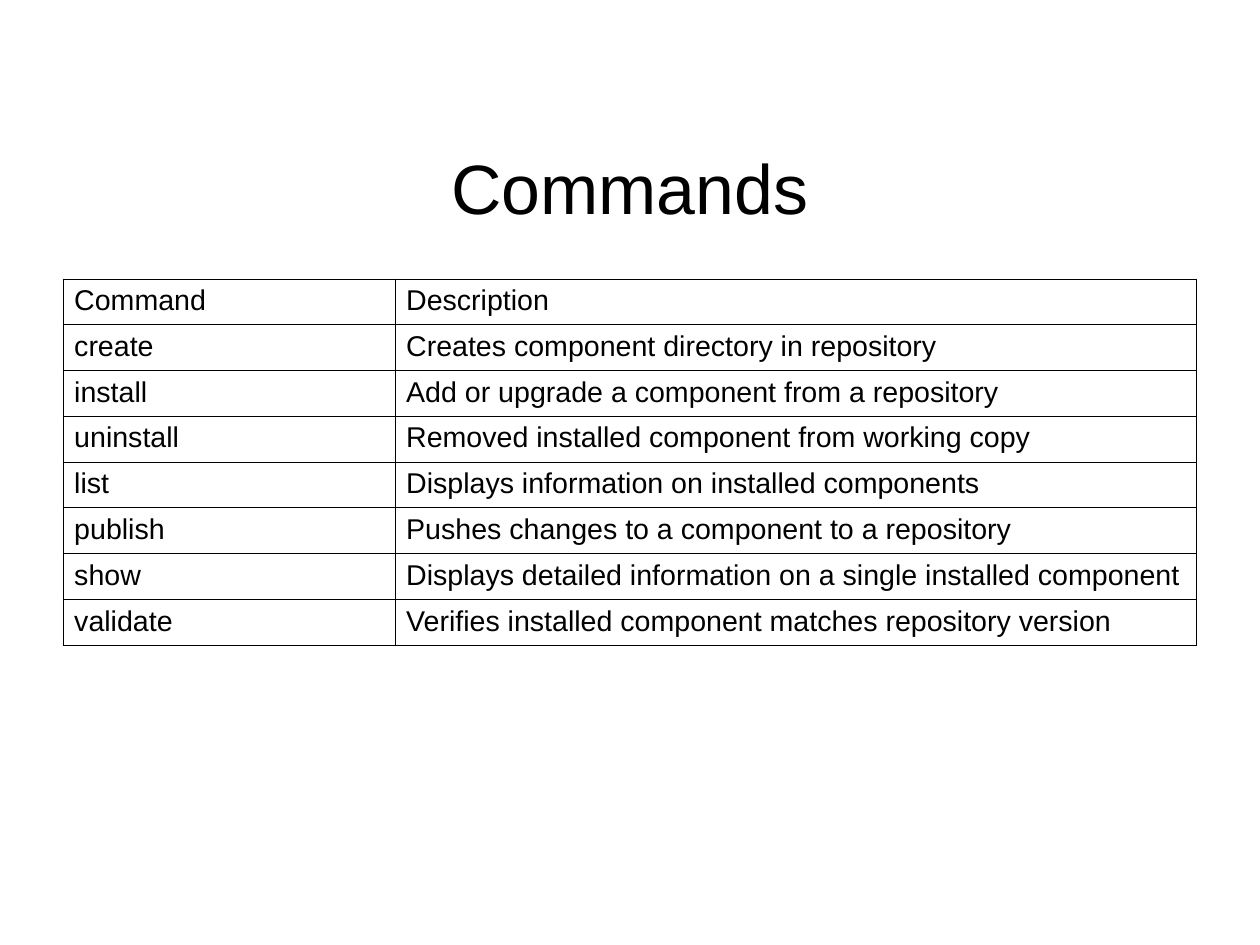
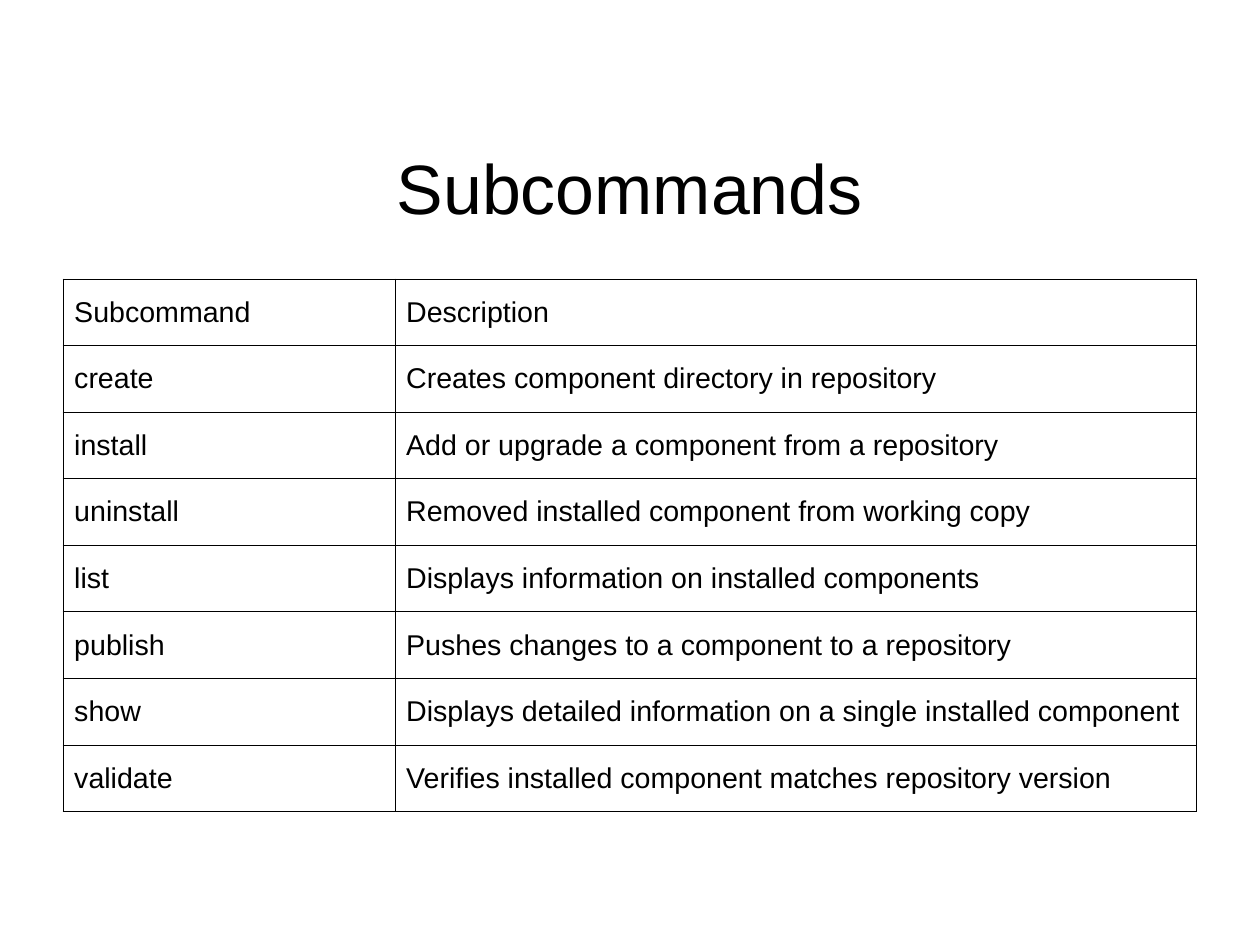
Before and after one commit to jeremiah-c-leary/hdl-component-manager, a slide deck: slide 5 of docs/presentations/hdl-component-manager.odp (slide 4 before the commit). Drawn at 1260x945 pixels with LibreOffice and Linux fonts; fonts in the diff are those of the drawing; background and template pictures are left out. Boxes give left, top, right and bottom in pixels: in the first picture for what was removed or moved away, otherwise in the second. Text is boxed around its words. In the diff, an @@ line names an element or a change of style, - is before the commit and + after.

```diff
--- a/docs/presentations/hdl-component-manager.odp
+++ b/docs/presentations/hdl-component-manager.odp
@@ title at [397, 163, 863, 215]: text changed @@
-Commands
+Subcommands
@@ table at [63, 279, 1197, 812] @@
-row 1, column 1: Command
+row 1, column 1: Subcommand
```
Also in this commit, not shown: 5 other slides changed, 4 slides added, 4 other files.
